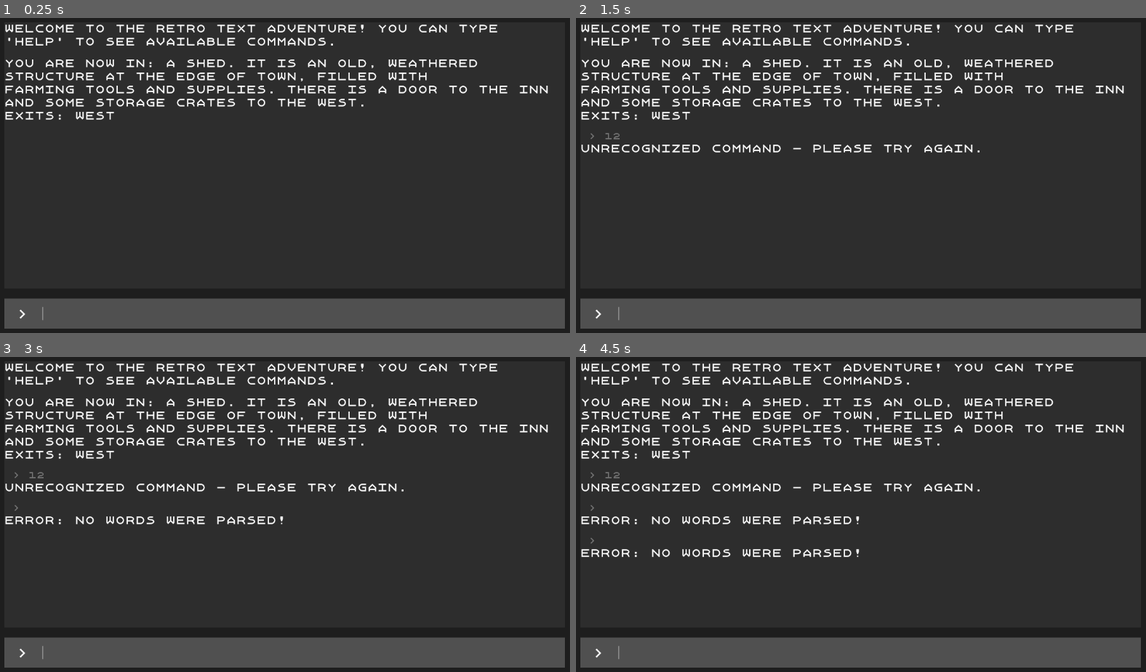
Above: before the commit, frames 1-4 (two rows, left to right).
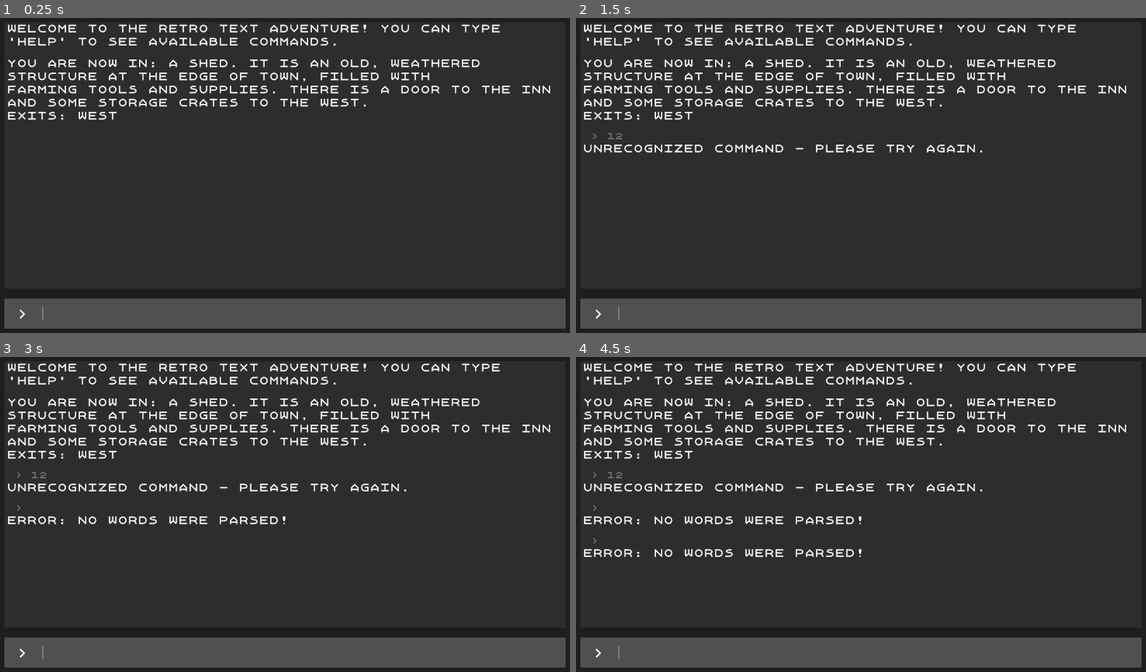
Above: after the commit, the same moments.

Repository: onionbulbperception/text_adventure_by_tutorial
Game: Godot game, scene res://scenes/game.tscn
The game is run twice, just before and just after one commit, with the same random seed, the same clock (stepped at 60 frames per second) and the same inputs.
Inputs (mouse positions are in pixels of both pictures, inside the frame that each line leads up to):
- Up to frame 1 (0.25 s): no input
- Up to frame 2 (1.5 s): click (878, 314) at 0.52 s; type "12" at 0.6 s; tap Enter at 1.25 s
- Up to frame 3 (3 s): tap Space at 2 s; tap Enter at 2.75 s
- Up to frame 4 (4.5 s): tap Space at 3.5 s; tap Enter at 4.25 s

The runs differ from the first frame. In frame 1, 6.2% of the frame differs, in the area x 0-100%, y 2-99%; in frame 2, 7.2%; in frame 3, 7.9%; in frame 4, 8.7%.

Commit message:
finished tutorial's part 16

Diff:
--- a/scenes/game.tscn
+++ b/scenes/game.tscn
@@ -7,12 +7,10 @@
 [ext_resource type="FontFile" uid="uid://2c4lklsj37yx" path="res://fonts/Xanmono.ttf" id="3_k8pxv"]
 [ext_resource type="Script" path="res://scripts/room_manager.gd" id="3_kjrjv"]
 [ext_resource type="Script" path="res://scripts/input.gd" id="4_j06qb"]
+[ext_resource type="PackedScene" uid="uid://bisxee73hdwoq" path="res://scenes/game_info.tscn" id="6_nlqif"]
 
 [sub_resource type="StyleBoxFlat" id="StyleBoxFlat_nxl4y"]
 bg_color = Color(0.118581, 0.118581, 0.118581, 1)
-
-[sub_resource type="StyleBoxFlat" id="StyleBoxFlat_v4cue"]
-bg_color = Color(0.176471, 0.176471, 0.176471, 1)
 
 [sub_resource type="StyleBoxFlat" id="StyleBoxFlat_ebuqv"]
 bg_color = Color(0.313726, 0.313726, 0.313726, 1)
@@ -132,18 +130,8 @@
 layout_mode = 2
 theme_override_constants/separation = 20
 
-[node name="GameInfo" type="PanelContainer" parent="Background/MarginContainer/Rows"]
+[node name="GameInfo" parent="Background/MarginContainer/Rows" instance=ExtResource("6_nlqif")]
 layout_mode = 2
-size_flags_vertical = 3
-theme_override_styles/panel = SubResource("StyleBoxFlat_v4cue")
-
-[node name="Scroll" type="ScrollContainer" parent="Background/MarginContainer/Rows/GameInfo"]
-layout_mode = 2
-horizontal_scroll_mode = 0
-
-[node name="HistoryRows" type="VBoxContainer" parent="Background/MarginContainer/Rows/GameInfo/Scroll"]
-layout_mode = 2
-theme_override_constants/separation = 20
 
 [node name="InputArea" type="PanelContainer" parent="Background/MarginContainer/Rows"]
 custom_minimum_size = Vector2(0, 60)
--- /dev/null
+++ b/scenes/game_info.tscn
@@ -0,0 +1,19 @@
+[gd_scene load_steps=3 format=3 uid="uid://bisxee73hdwoq"]
+
+[ext_resource type="Script" path="res://scripts/game_info.gd" id="1_2bpcd"]
+
+[sub_resource type="StyleBoxFlat" id="StyleBoxFlat_v4cue"]
+bg_color = Color(0.176471, 0.176471, 0.176471, 1)
+
+[node name="GameInfo" type="PanelContainer"]
+size_flags_vertical = 3
+theme_override_styles/panel = SubResource("StyleBoxFlat_v4cue")
+script = ExtResource("1_2bpcd")
+
+[node name="Scroll" type="ScrollContainer" parent="."]
+layout_mode = 2
+horizontal_scroll_mode = 0
+
+[node name="HistoryRows" type="VBoxContainer" parent="Scroll"]
+layout_mode = 2
+theme_override_constants/separation = 20
--- a/scenes/input_response.tscn
+++ b/scenes/input_response.tscn
@@ -4,11 +4,20 @@
 [ext_resource type="PackedScene" uid="uid://dbexhmqfmn2xo" path="res://scenes/input_history.tscn" id="2_18uft"]
 [ext_resource type="PackedScene" uid="uid://djeqt2indprdk" path="res://scenes/response.tscn" id="3_r2lxd"]
 
-[node name="InputResponse" type="VBoxContainer"]
+[node name="InputResponse" type="MarginContainer"]
+anchors_preset = 15
+anchor_right = 1.0
+anchor_bottom = 1.0
+grow_horizontal = 2
+grow_vertical = 2
+theme_override_constants/margin_left = 5
 script = ExtResource("1_13d7v")
 
-[node name="InputHistory" parent="." instance=ExtResource("2_18uft")]
+[node name="Rows" type="VBoxContainer" parent="."]
 layout_mode = 2
 
-[node name="Response" parent="." instance=ExtResource("3_r2lxd")]
+[node name="InputHistory" parent="Rows" instance=ExtResource("2_18uft")]
 layout_mode = 2
+
+[node name="Response" parent="Rows" instance=ExtResource("3_r2lxd")]
+layout_mode = 2
--- a/scripts/game.gd
+++ b/scripts/game.gd
@@ -1,37 +1,16 @@
 extends Control
 
-const Responce = preload("res://scenes/response.tscn")
-const InputResponse = preload("res://scenes/input_response.tscn")
-
-
-@export var max_lines_remebered = 30
-
-
-var max_scroll_length := 0
-
-
+@onready var game_info = $Background/MarginContainer/Rows/GameInfo
 @onready var command_processor = $CommandProcessor
-@onready var history_rows = $Background/MarginContainer/Rows/GameInfo/Scroll/HistoryRows
-@onready var scroll = $Background/MarginContainer/Rows/GameInfo/Scroll
-@onready var scrollbar = scroll.get_v_scroll_bar()
 @onready var room_manager = $RoomManager
 @onready var player = $Player
 
 
 func _ready() -> void:
-	scrollbar.connect("changed", handle_scrollbar_changed)
-	max_scroll_length = scrollbar.max_value
+	game_info.create_response("Welcome to the retro text adventure! You can type 'help' to see available commands.")
 
-	create_responce("Welcome to the retro text adventure! You can type 'help' to see available commands.")
-
-	var starting_room_responce = command_processor.initialize(room_manager.get_child(0), player)
-	create_responce(starting_room_responce)
-
-
-func handle_scrollbar_changed():
-	if max_scroll_length != scrollbar.max_value:
-		max_scroll_length = scrollbar.max_value
-		scroll.scroll_vertical = max_scroll_length
+	var starting_room_response = command_processor.initialize(room_manager.get_child(0), player)
+	game_info.create_response(starting_room_response)
 
 
 func _on_input_text_submitted(new_text: String) -> void:
@@ -39,28 +18,5 @@
 	if new_text.is_empty():
 		return
 
-	# Create instance of history rows and add a node to it as a child
-	# Send info to command processor to handle the input
-	var input_responce = InputResponse.instantiate()
-	var responce = command_processor.process_command(new_text)
-	input_responce.set_text(new_text, responce)
-	add_responce_to_game(input_responce)
-
-
-func create_responce(responce_text):
-	var responce = Responce.instantiate()
-	responce.text = responce_text
-	add_responce_to_game(responce)
-
-
-func add_responce_to_game(responce: Control):
-	history_rows.add_child(responce)
-	delete_history_beyond_limit()
-
-
-func delete_history_beyond_limit():
-	# Counts rows if more than max_lines_remebered deletes oldest rows
-	if history_rows.get_child_count() > max_lines_remebered:
-		var rows_to_forget = history_rows.get_child_count() - max_lines_remebered
-		for i in range(rows_to_forget):
-			history_rows.get_child(i).queue_free()
+	var response = command_processor.process_command(new_text)
+	game_info.create_response_with_input(response, new_text)
--- /dev/null
+++ b/scripts/game_info.gd
@@ -0,0 +1,50 @@
+extends PanelContainer
+
+
+const INPUT_RESPONSE = preload("res://scenes/input_response.tscn")
+
+
+@export var max_lines_remebered = 30
+
+
+var max_scroll_length := 0
+
+@onready var scroll = $Scroll
+@onready var scrollbar = scroll.get_v_scroll_bar()
+@onready var history_rows = $Scroll/HistoryRows
+
+
+func _ready() -> void:
+	scrollbar.connect("changed", _handle_scrollbar_changed)
+	max_scroll_length = scrollbar.max_value
+
+
+func create_response(response_text: String):
+	var response = INPUT_RESPONSE.instantiate()
+	_add_response_to_game(response)
+	response.set_text(response_text)
+
+
+func create_response_with_input(response_text: String, input_text: String):
+	var input_response = INPUT_RESPONSE.instantiate()
+	_add_response_to_game(input_response)
+	input_response.set_text(response_text, input_text)
+
+
+func _handle_scrollbar_changed():
+	if max_scroll_length != scrollbar.max_value:
+		max_scroll_length = scrollbar.max_value
+		scroll.scroll_vertical = max_scroll_length
+
+
+func _delete_history_beyond_limit():
+	# Counts rows if more than max_lines_remebered deletes oldest rows
+	if history_rows.get_child_count() > max_lines_remebered:
+		var rows_to_forget = history_rows.get_child_count() - max_lines_remebered
+		for i in range(rows_to_forget):
+			history_rows.get_child(i).queue_free()
+
+
+func _add_response_to_game(response: Control):
+	history_rows.add_child(response)
+	_delete_history_beyond_limit()
--- a/scripts/input_response.gd
+++ b/scripts/input_response.gd
@@ -1,6 +1,14 @@
-extends VBoxContainer
+extends MarginContainer
 
 
-func set_text(input: String, response: String):
-	$InputHistory.text = " > " + input
-	$Response.text = response
+@onready var input_label = $Rows/InputHistory
+@onready var response_label = $Rows/Response
+
+
+func set_text(response: String, input: String = ""):
+	if input == "":
+		input_label.queue_free()
+	else:
+		input_label.text = " > " + input
+
+	response_label.text = response
